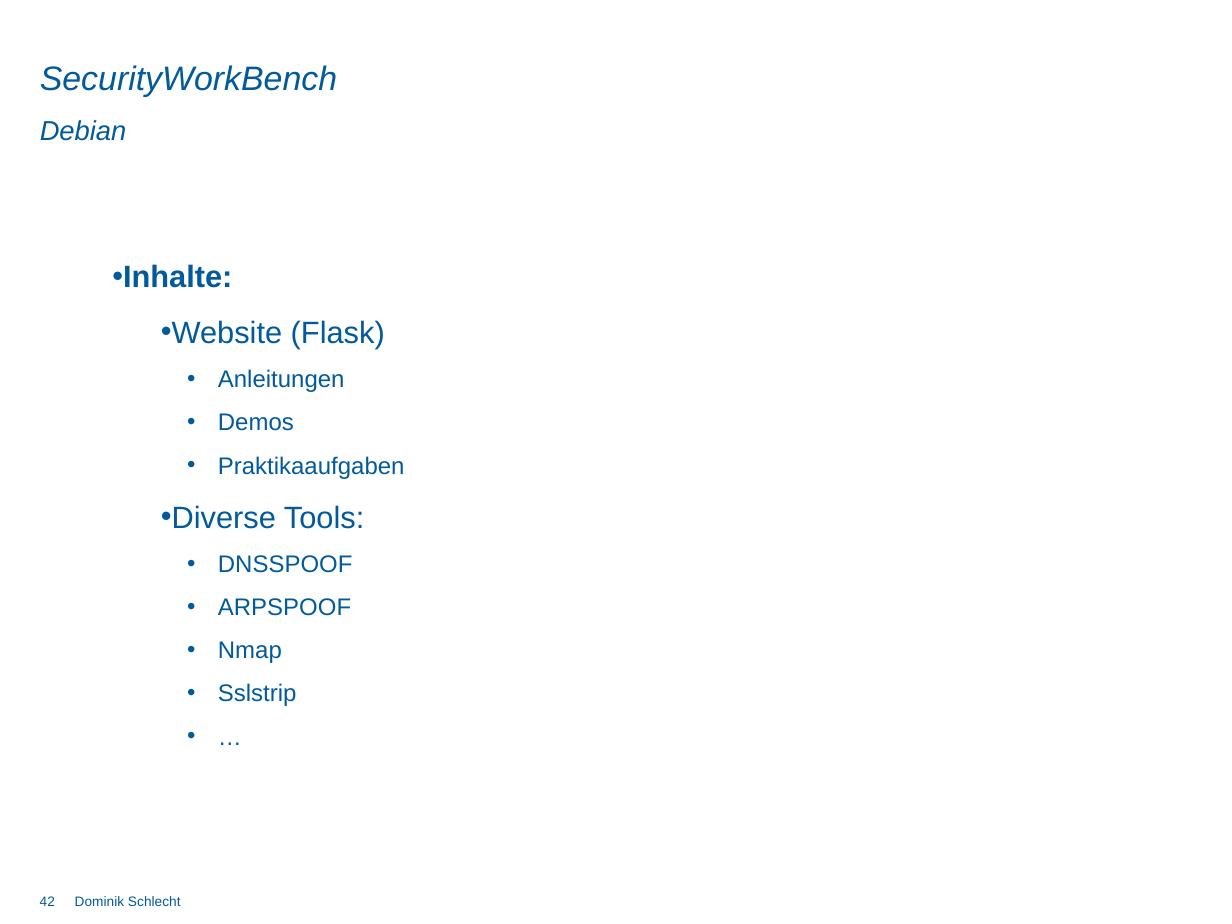
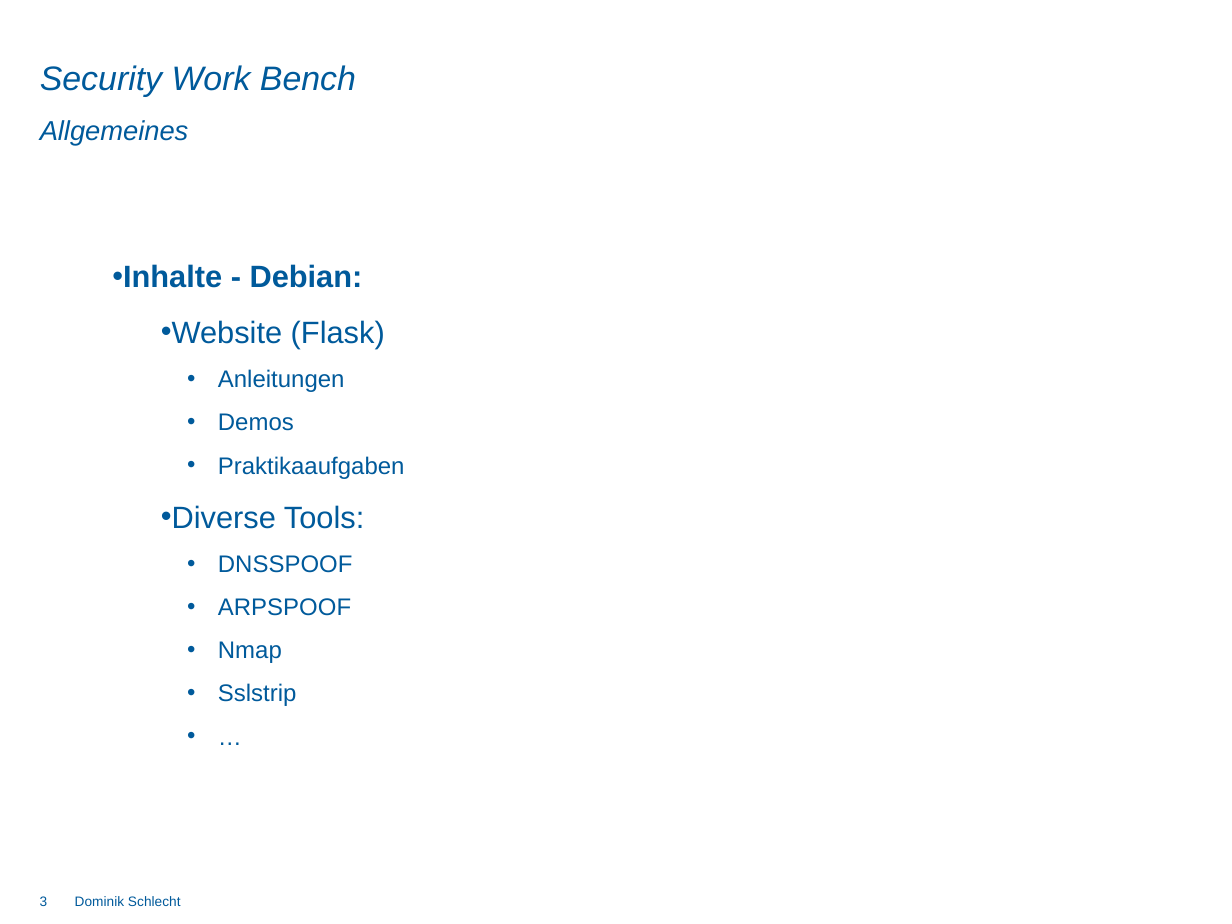
Before and after one commit to DominikSchlecht/masterProjWS15, a slide deck: slide 3 of Praesentation/Abschlusspräsentation/Endpräsentation_Gesamt.pptx (slide 42 before the commit). Drawn at 1232x924 pixels with LibreOffice and Linux fonts; fonts in the diff are those of the drawing; background and template pictures are left out. Boxes give left, top, right and bottom in pixels: in the first picture for what was removed or moved away, otherwise in the second. Text is boxed around its words. In the diff, an @@ line names an element or a change of style, - is before the commit and + after.

```diff
--- a/Praesentation/Abschlusspräsentation/Endpräsentation_Gesamt.pptx
+++ b/Praesentation/Abschlusspräsentation/Endpräsentation_Gesamt.pptx
@@ title at (40, 65, 356, 97): spaces changed @@
-SecurityWorkBench
+Security Work Bench
@@ subtitle at (40, 120, 189, 146): text changed @@
-Debian
+Allgemeines
@@ text at (123, 264, 363, 288): text changed @@
-• Inhalte:
+• Inhalte - Debian:
@@ page number at (40, 896, 48, 906): text changed @@
-42
+3
```
Also in this commit, not shown: 17 other slides changed, 4 slides added, 1 other file.
